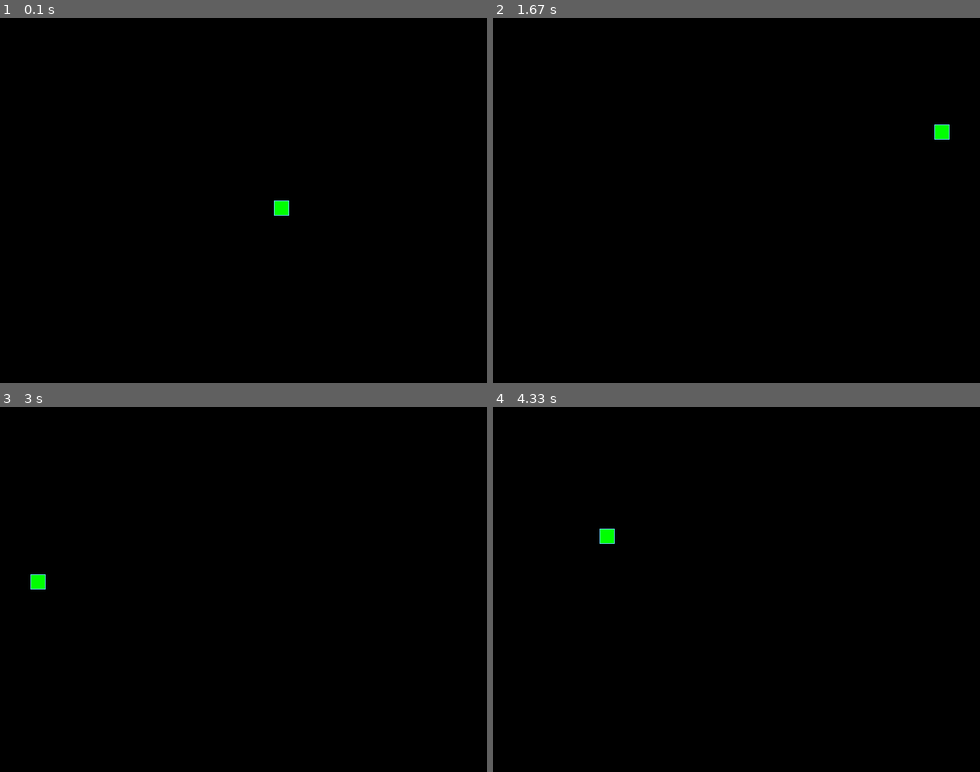
Above: before the commit, frames 1-4 (two rows, left to right).
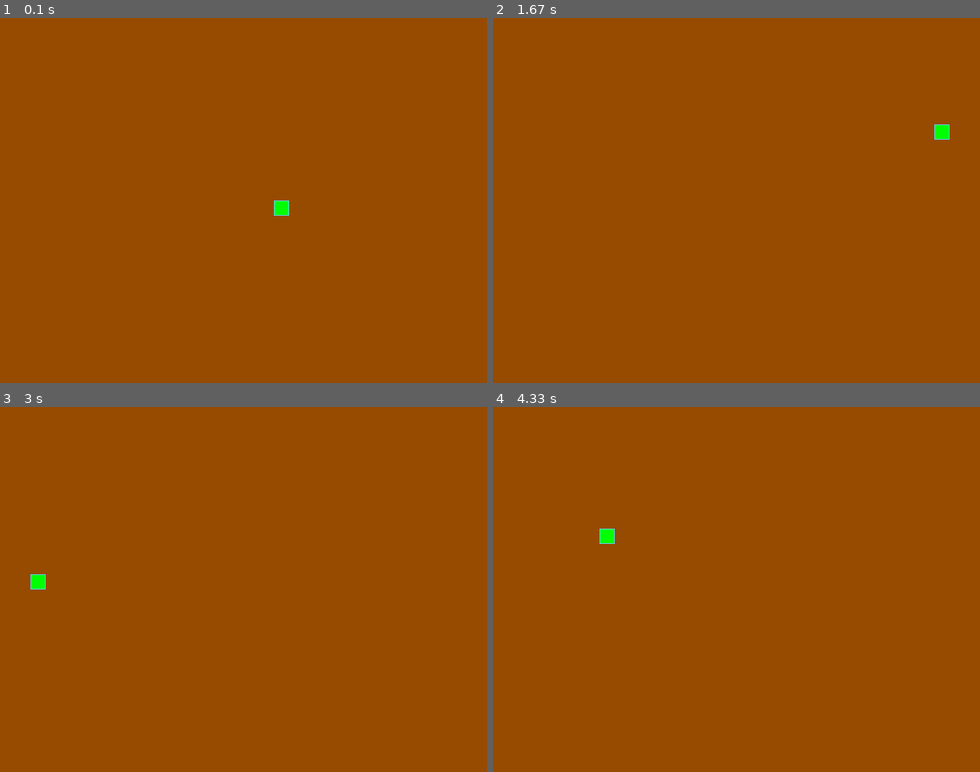
Above: after the commit, the same moments.

Repository: Cka3o4Hukk/the_snake
Game: pygame game, started from the_snake.py
Same seed, same stepped clock (60 frames per second), same inputs: the game is played once before the commit and once after it.
Inputs:
- Up to frame 1 (0.1 s): no input
- Up to frame 2 (1.67 s): hold Right 0.33-0.8 s; hold Up 0.83-1.3 s; hold Right from 1.33 s (still down)
- Up to frame 3 (3 s): release Right at 1.8 s; hold Down 2.4-2.7 s; hold Left from 2.73 s (still down)
- Up to frame 4 (4.33 s): release Left at 3.13 s; hold Up 3.17-3.53 s; hold Right 3.57-4.2 s; hold Down from 4.23 s (still down)

The runs differ from the first frame. In frame 1, 100% of the frame differs, in the area x 0-100%, y 0-100%; in frame 2, 100%; in frame 3, 100%; in frame 4, 100%.

Commit message:
реакция на яблочко

Diff:
--- /dev/null
+++ b/import pygame as pg.py
@@ -0,0 +1,65 @@
+import pygame as pg
+from random import randrange
+# Константы
+WINDOW = 1000
+FPS = 60
+TILE_SIZE = 50
+RANGE = (TILE_SIZE // 2, WINDOW - TILE_SIZE // 2, TILE_SIZE)
+# Функция для определения координат (X:Y) случайной позиции на игровом поле
+get_random_position = lambda: [randrange(*RANGE), randrange(*RANGE)]
+# Параметры змейки
+snake = pg.rect.Rect([0, 0, TILE_SIZE - 2, TILE_SIZE - 2])
+snake.center = get_random_position()
+length = 1
+segments = [snake.copy()]
+snake_dir = (0, 0)
+# Параметры времени и задержки
+time = 0
+time_step = 110
+# Параметры объектов еды
+food = snake.copy()
+food.center = get_random_position()
+# Инициализация объектов
+gameScreen = pg.display.set_mode([WINDOW] * 2)
+clock = pg.time.Clock()
+# Главный цикл игры
+while True:
+  # Частота обновления экрана
+    clock.tick(FPS)
+    # Цикл обработки событий
+    for event in pg.event.get():
+        if event.type == pg.QUIT:
+            exit()
+        # Обработка нажатий WASD
+        if event.type == pg.KEYDOWN:
+            if event.key == pg.K_w:
+                snake_dir = (0, -TILE_SIZE)
+            if event.key == pg.K_s:
+                snake_dir = (0, TILE_SIZE)
+            if event.key == pg.K_a:
+                snake_dir = (-TILE_SIZE, 0)
+            if event.key == pg.K_d:
+                snake_dir = (TILE_SIZE, 0)
+        gameScreen.fill((155, 188, 15))
+        # Столкновение с границами и телом змейки
+        snake_collision = pg.Rect.collidelist(snake, segments[:-1]) != -1
+        if snake.left < 0 or snake.right > WINDOW or snake.top < 0 or snake.bottom > WINDOW or snake_collision:
+            snake.center, food.center = get_random_position(), get_random_position()
+            length, snake_dir = 1, (0, 0)
+            segments = [snake.copy()]
+        # Поедание
+        if snake.center == food.center:
+            food.center = get_random_position()
+            length += 1
+        # Рисуем объект еды
+        pg.draw.rect(gameScreen, (15, 56, 15), food)
+        # Рисуем змейку
+        [pg.draw.rect(gameScreen, (120, 149, 12), segment) for segment in segments]
+        # Управляем змейкой
+        time_now = pg.time.get_ticks()
+        if time_now - time > time_step:
+            time = time_now
+            snake.move_ip(snake_dir)
+            segments.append(snake.copy())
+            segments = segments[-length:]
+        pg.display.flip()
--- a/the_snake.py
+++ b/the_snake.py
@@ -18,7 +18,7 @@
 RIGHT = (1, 0)
 
 # Цвет фона - черный:
-BOARD_BACKGROUND_COLOR = (0, 0, 0)
+BOARD_BACKGROUND_COLOR = (150, 75, 0)
 
 # Цвет границы ячейки
 BORDER_COLOR = (93, 216, 228)
@@ -50,6 +50,7 @@
     def __init__(self):
         self.position = (0, 0)
         self.body_color = DEFAULT_COLOR
+        self.length = 1
 
     def draw():
         pass
@@ -60,6 +61,7 @@
         self.body_color = APPLE_COLOR
         self.position = self.randomize_position()
 
+    # Создание координат яблока кортежем
     def randomize_position(self):
         return (
             randint(0, GRID_WIDTH) * GRID_SIZE,
@@ -120,31 +122,39 @@
     def move(self):
         # Первоначальное положение головы
         head = self.positions[0]
+      #  self.length_snake = length_snake
 
         # Новое положение головы
-        new_head = [head[0] + self.direction[0] * GRID_SIZE, head[1] +
-                    + self.direction[1] * GRID_SIZE]
-
-
+        length_snake = [(head[0] + self.direction[0] * GRID_SIZE, head[1] +
+                         + self.direction[1] * GRID_SIZE)]
         # Выход за игровое поле налево
-        if new_head[0] < 0:
-            new_head = (SCREEN_WIDTH - GRID_SIZE, new_head[1])
+        if length_snake[0][0] < 0:
+            length_snake[0] = (SCREEN_WIDTH - GRID_SIZE, length_snake[0][1])
 
         # Выход за игровое поле направо
-        elif new_head[0] >= SCREEN_WIDTH:
-            new_head = (0, new_head[1])
-
-        # Выход за игровое поле веерх
-        elif new_head[1] < 0:
-            new_head = (new_head[0], SCREEN_HEIGHT - GRID_SIZE)
+        elif length_snake[0][0] >= SCREEN_WIDTH:
+            length_snake[0] = (0, length_snake[0][1])
+
+        # Выход за игровое поле вверх
+        elif length_snake[0][1] < 0:
+            length_snake[0] = (length_snake[0][0], SCREEN_HEIGHT - GRID_SIZE)
+
         # Выход за игровое поле вниз
-        elif new_head[1] >= SCREEN_HEIGHT:
-            new_head = (new_head[0], 0)
+        elif length_snake[0][1] >= SCREEN_HEIGHT:
+            length_snake[0] = (length_snake[0][0], 0)
 
         # Удаление хвоста
-        self.positions.insert(0, new_head)
+        self.positions.insert(0, length_snake[0])
         if len(self.positions) > self.length:
             self.positions.pop()
+
+
+    #        print('asd')
+#            self.positions.insert(0, length_snake[0])
+        #    if self.length > 1:
+        #        self.positions = [length_snake] + self.positions[:]
+
+
 
 def handle_keys(game_object):
     for event in pygame.event.get():
@@ -161,6 +171,7 @@
             elif event.key == pygame.K_RIGHT and game_object.direction != LEFT:
                 game_object.next_direction = RIGHT
 
+
 def main():
     # Тут нужно создать экземпляры классов.
     pygame.init()
@@ -184,7 +195,11 @@
                     snake.update_direction(LEFT)
                 elif event.key == pygame.K_RIGHT:
                     snake.update_direction(RIGHT)
-    #    if snake.positions[0] == apple.position:
+
+        #if snake.positions[0] == apple.position:
+            #snake.self.positions = snake.length_snake
+
+
     #        snake.length += 1
     #        apple.position = apple.randomize_position()
         snake.move()
